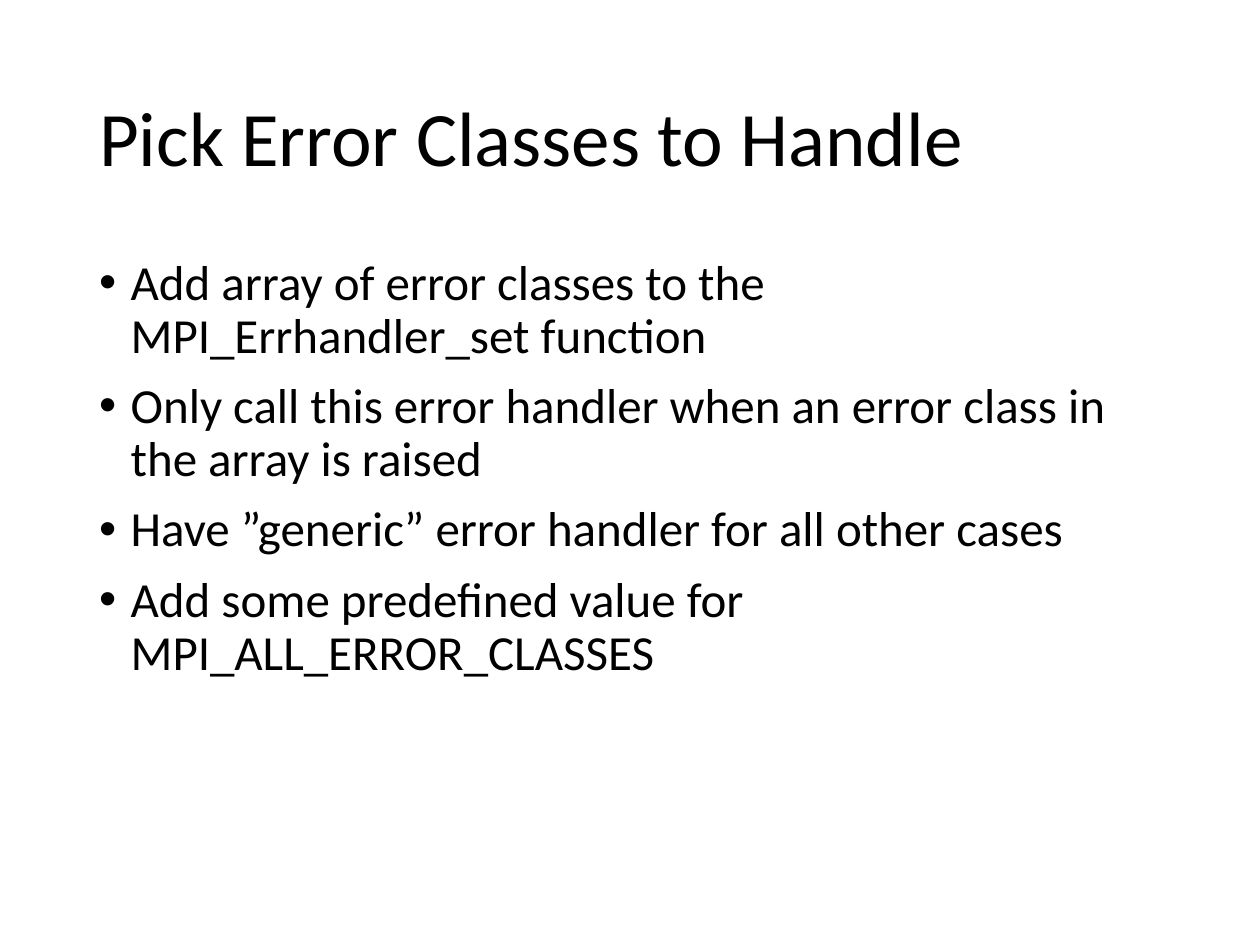
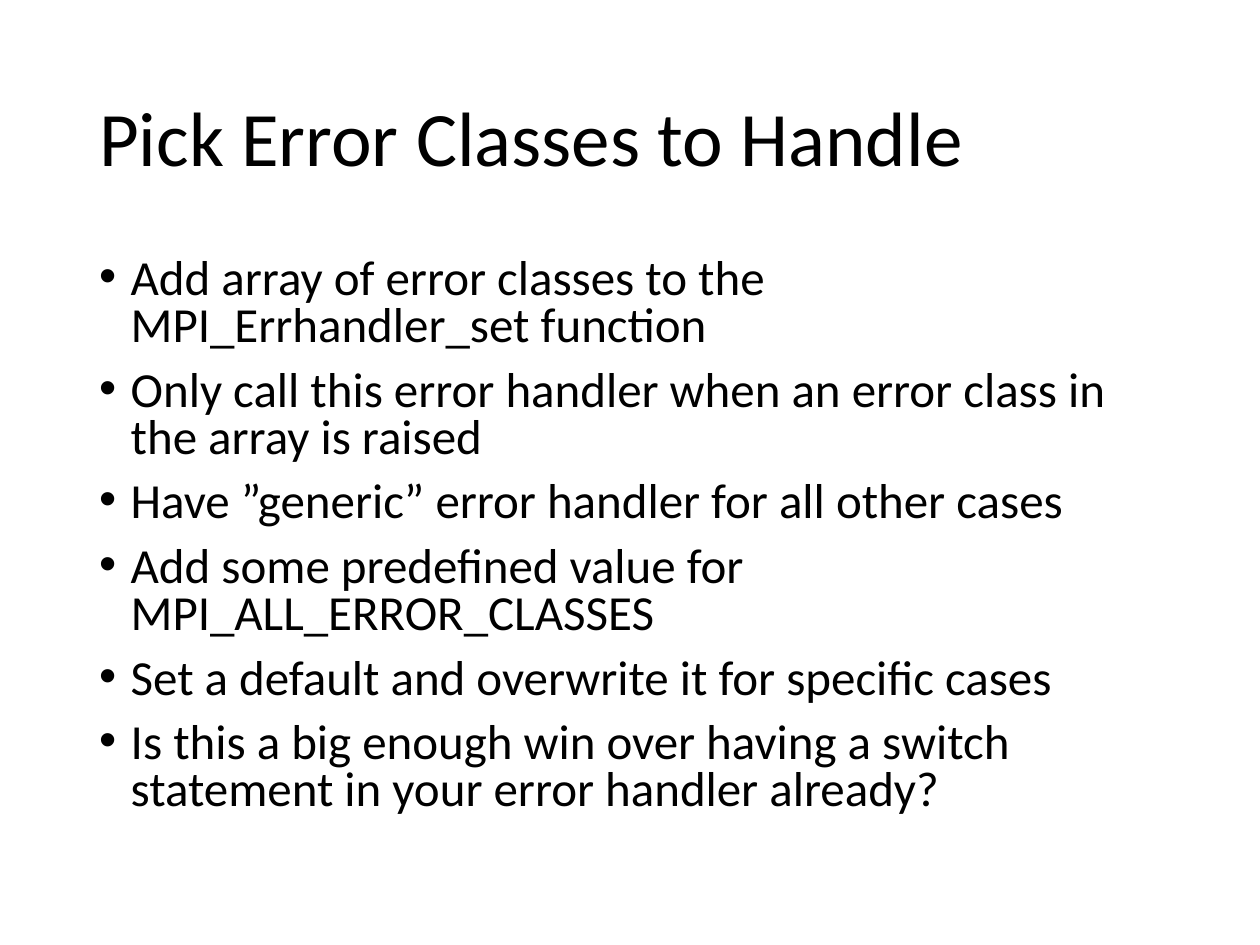
Before and after one commit to mpiwg-ft/ft-issues, a slide deck: slide 10 of slides/2016-03-01-FTWG-Error-Handlers.pptx (slide 8 before the commit). Drawn at 1260x945 pixels with LibreOffice and Linux fonts; fonts in the diff are those of the drawing. Boxes give left, top, right and bottom in pixels: in the first picture for what was removed or moved away, otherwise in the second. Text is boxed around its words. In the diff, an @@ line names an element or a change of style, - is before the commit and + after.

```diff
--- a/slides/2016-03-01-FTWG-Error-Handlers.pptx
+++ b/slides/2016-03-01-FTWG-Error-Handlers.pptx
@@ text at [131,261,1105,637]: line spacing 0.9 to 0.8 @@
@@ text at [131,661,1051,814]: paragraphs added @@
+• Set a default and overwrite it for specific cases
+• Is this a big enough win over having a switch statement in your error handler already?
```
Also in this commit, not shown: 4 other slides changed, 2 slides added.
